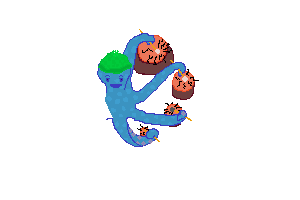
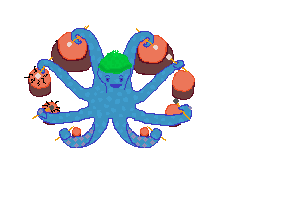
Layers edited between the first and the second 300×200 image:
added layer "arm4-0" above "arm3-1" over [55, 117, 113, 148]
added layer "arm3-1" above "arm3-0" over [32, 100, 94, 125]
hid "arm6-1" over [140, 102, 192, 127]
showed "arm6-0" over [140, 98, 192, 127]
added layer "arm2-1" above "arm7-0" over [24, 57, 90, 102]
showed "arm7-0" over [133, 54, 195, 105]
hid "arm7-1" over [133, 60, 199, 105]
added layer "arm1-0" above "arm1-1" over [50, 25, 104, 89]
added layer "arm1-1" above "arm0-0" over [50, 26, 102, 88]
showed "arm0-0" over [128, 28, 175, 72]
hid "arm0-1" over [128, 29, 175, 72]
hid "arm5-1" over [106, 96, 165, 147]
showed "arm5-0" over [106, 117, 166, 148]
painted on "Background" over [86, 81, 113, 119]
